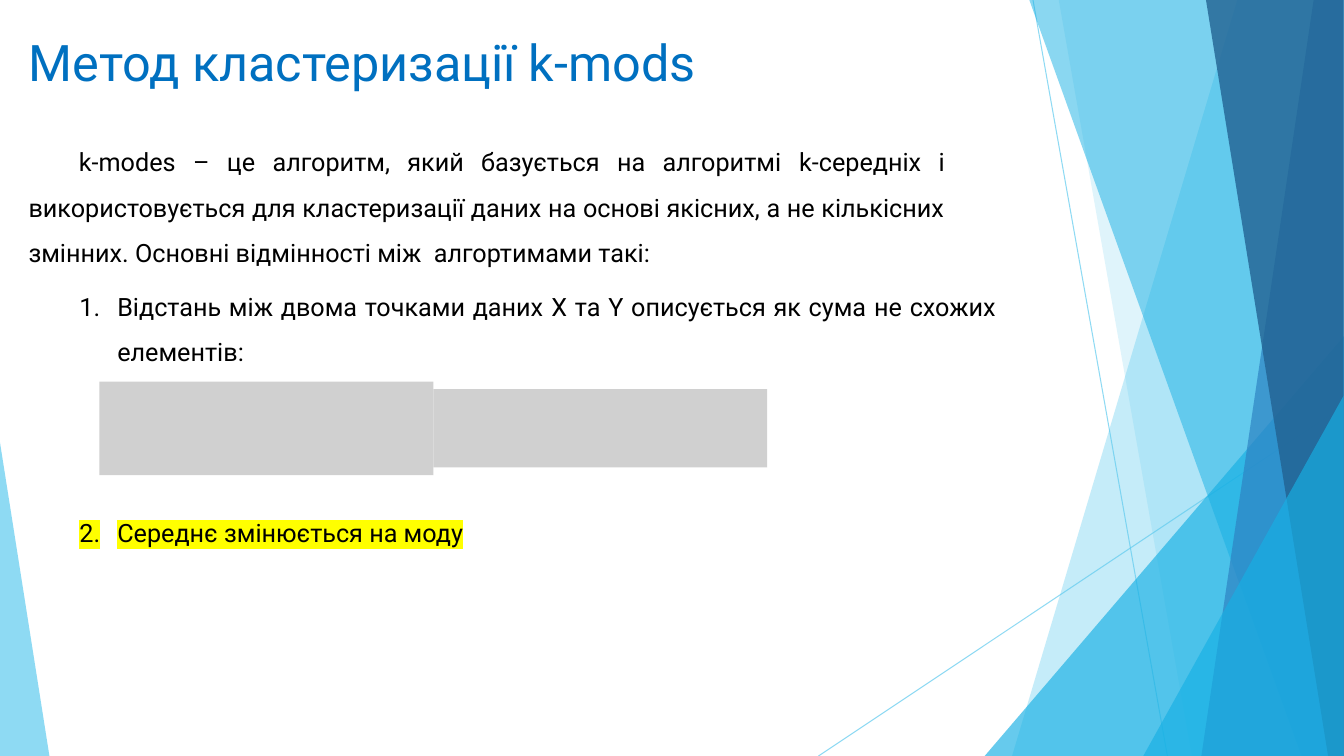
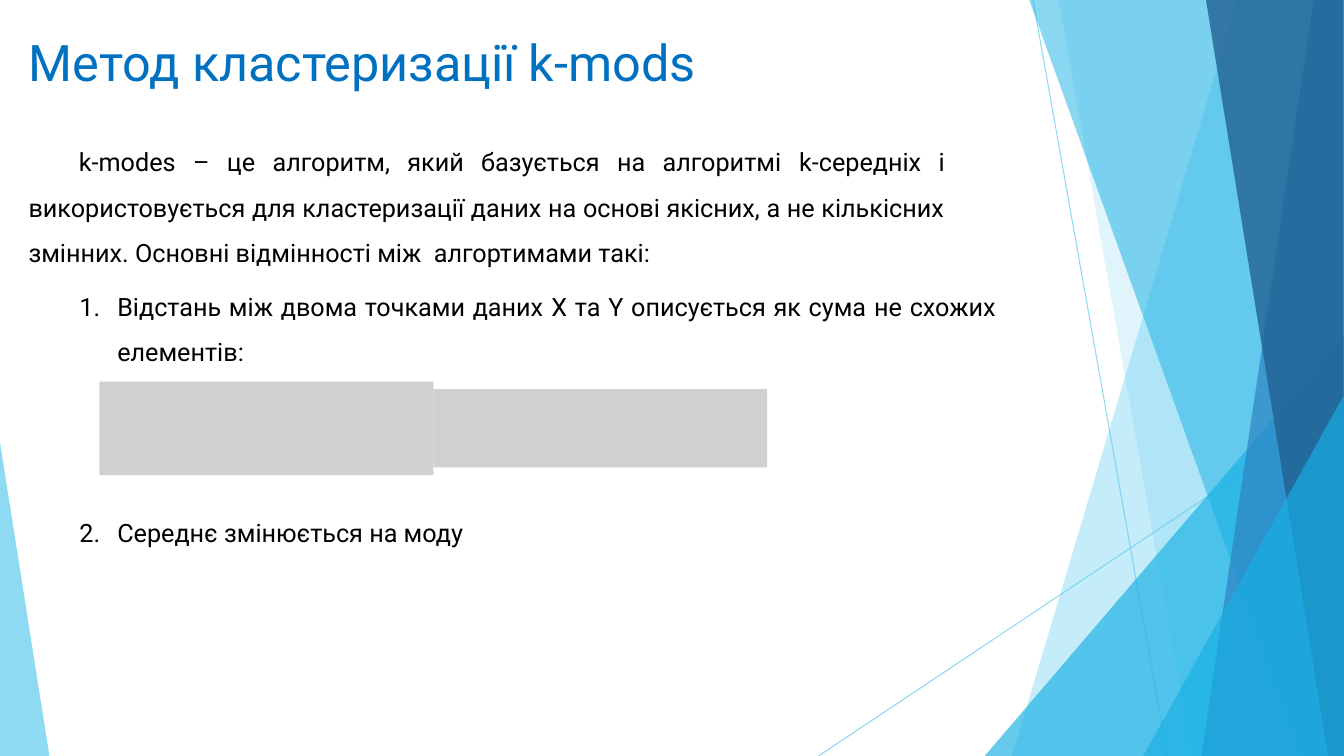
Before and after one commit to zelo2000/Xema, a slide deck: slide 10 of Documents/Зелінський_Олександр.pptx. Drawn at 1344x756 pixels with LibreOffice and Linux fonts; fonts in the diff are those of the drawing; grey boxes stand for pictures. Boxes give left, top, right and bottom in pixels: in the first picture for what was removed or moved away, otherwise in the second. Text is boxed around its words. In the diff, an @@ line names an element or a change of style, - is before the commit and + after.

```diff
--- a/Documents/Зелінський_Олександр.pptx
+++ b/Documents/Зелінський_Олександр.pptx
@@ text at (117,524,463,548): highlight #FFFF00 to none in "Середнє змінюється на моду" @@
```
Also in this commit, not shown: 25 other files.
